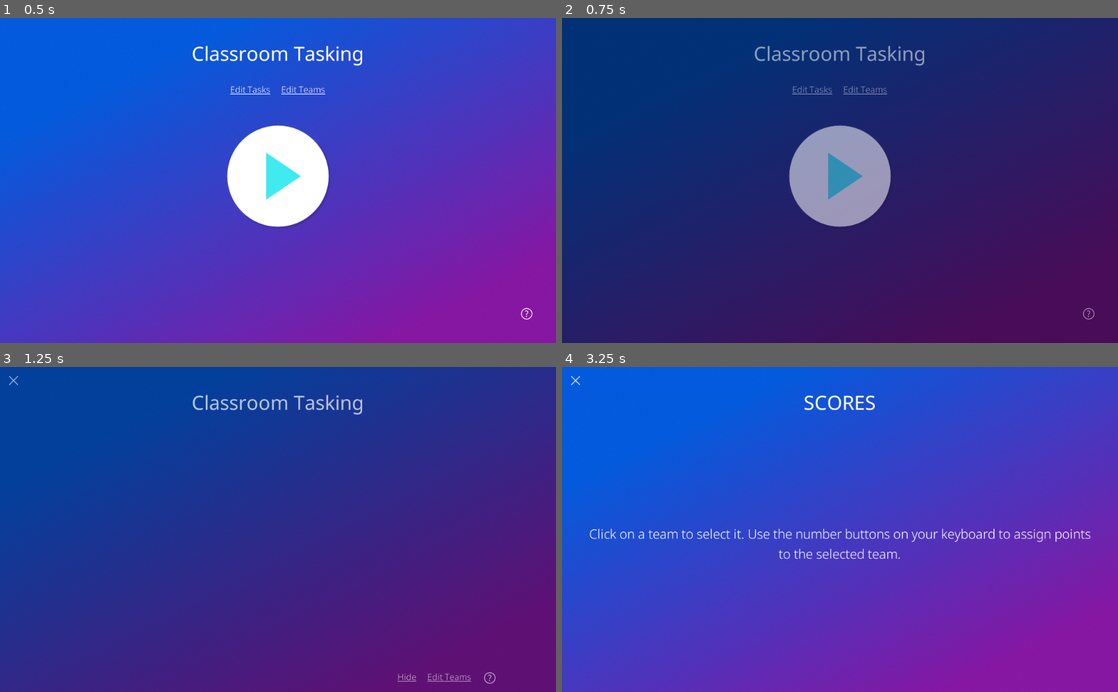
Above: before the commit, frames 1-4 (two rows, left to right).
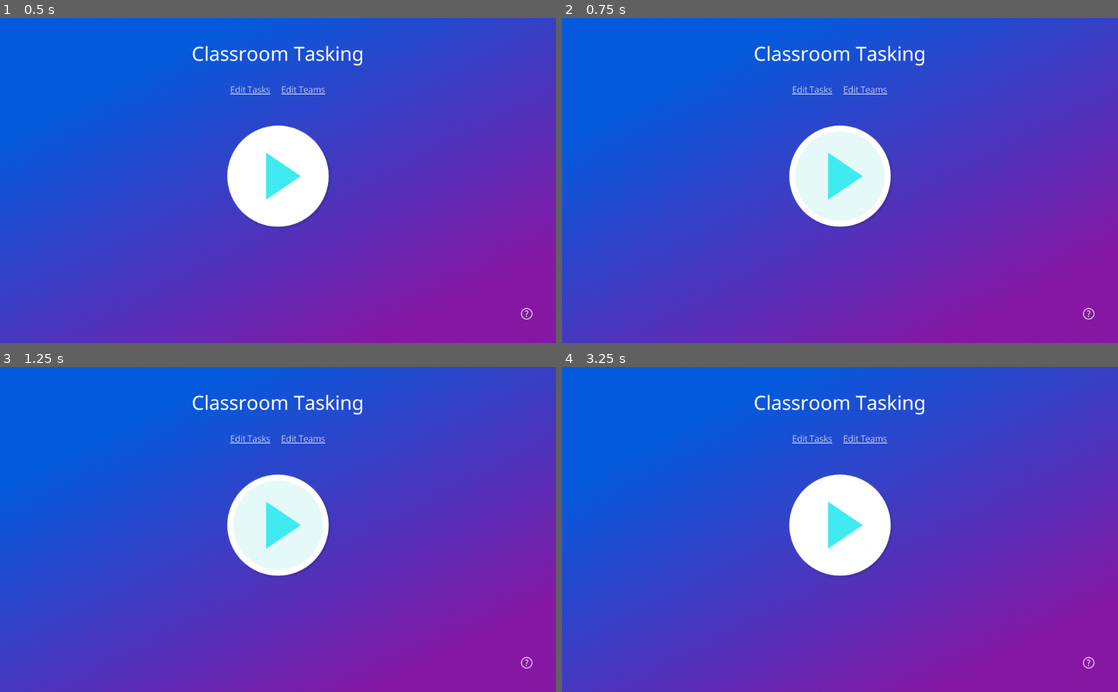
Above: after the commit, the same moments.

Repository: albaileyapps/classroom-tasking
Game: Godot game, scene res://main.tscn
Two runs of this game, one before a commit and one after it. Both use one fixed random seed, a clock stepped at 60 frames per second and the inputs below.
Inputs (mouse positions are in pixels of both pictures, inside the frame that each line leads up to):
- Up to frame 1 (0.5 s): no input
- Up to frame 2 (0.75 s): click (840, 177) at 0.5 s
- Up to frame 3 (1.25 s): no input
- Up to frame 4 (3.25 s): click (840, 526) at 1.27 s; tap Enter at 2 s; move the mouse to (962, 513) at 2.02 s; hold Up (ui_up) 2.03-2.75 s; click (962, 513) at 2.17 s; click (1051, 679) at 2.77 s

Frame 1 is identical in both runs. In frame 2, 100% of the frame differs, in the area x 0-100%, y 0-100%; in frame 3, 100%; in frame 4, 6.2%.

Commit message:
save default tasks and edit via button on main menu.
this is prerequisite to being able to save and load multiple sessions

Diff:
--- a/components/EditTasksListItem.gd
+++ b/components/EditTasksListItem.gd
@@ -1,6 +1,6 @@
 extends Control
 
-var task = preload("res://resources/task_default.tres")
+var task
 var checked_texture = preload("res://assets/img/icon-checked.png")
 var unchecked_texture = preload("res://assets/img/icon-unchecked.png")
 onready var check_mark = $HBoxContainer/VBoxContainer3/CheckMark
@@ -59,8 +59,6 @@
 			return
 		SoundManager.play(SoundManager.CLICK)
 		task.is_selected = !task.is_selected
-		task.save()
-
 
 
 
--- a/globals/consts.gd
+++ b/globals/consts.gd
@@ -1,9 +1,9 @@
 extends Node
 
-var TASK_SAVE_PATH = "user://saved_task/"
-var TASK_DEFAULT_PATH = "res://resources/default_tasks/"
+var TASKS_SAVED_DEFAULTS = "user://tasks_saved_defaults.tres"
+var TEAMS_SAVED_DEFAULTS = "user://teams_saved_defaults.tres"
 
-var TEAM_SAVE_PATH = "user://saved_team/"
-var TEAM_DEFAULT_PATH = "res://resources/default_teams/"
+var SESSION_SAVE_DIR = "user://sessions/"
+var SESSION_SAVE_FILE = "user://sessions/%s.tres"
 
 var TIMER_SAVE_FILE = "user://saved_timer_settings.tres"
--- a/main.gd
+++ b/main.gd
@@ -8,10 +8,8 @@
 
 	#this is the dir where user created tasks are stored, create it if it doesn't exist
 	var dir = Directory.new()
-	if !dir.dir_exists(Consts.TASK_SAVE_PATH):
-		dir.make_dir(Consts.TASK_SAVE_PATH)
-	if !dir.dir_exists(Consts.TEAM_SAVE_PATH):
-		dir.make_dir(Consts.TEAM_SAVE_PATH)
+	if !dir.dir_exists(Consts.SESSION_SAVE_DIR):
+		dir.make_dir(Consts.SESSION_SAVE_DIR)
 
 #	currently the main menu scene is never removed - just hidden and shown
 	var main_menu = load("res://scenes/MainMenu.tscn").instance()
--- a/project.godot
+++ b/project.godot
@@ -9,6 +9,11 @@
 config_version=4
 
 _global_script_classes=[ {
+"base": "Resource",
+"class": "Session",
+"language": "GDScript",
+"path": "res://resources/session.gd"
+}, {
 "base": "Resource",
 "class": "Task",
 "language": "GDScript",
@@ -35,6 +40,7 @@
 "path": "res://resources/timer_settings.gd"
 } ]
 _global_script_class_icons={
+"Session": "",
 "Task": "",
 "Tasks": "",
 "Team": "",
--- /dev/null
+++ b/resources/session.gd
@@ -0,0 +1,19 @@
+extends Resource
+class_name Session
+
+export var id: String = ""
+export var title: String = ""
+export var last_saved: int = 0
+export(Resource) var tasks
+export(Resource) var teams
+
+func _init(p_id = "", p_title = "", p_last_saved = 0, p_tasks: Tasks = null, p_teams: Teams = null):
+	id = p_id
+	title = p_title
+	last_saved = p_last_saved
+	tasks = p_tasks
+	teams = p_teams
+
+func save():
+	last_saved = OS.get_system_time_msecs()
+	var error = ResourceSaver.save(Consts.SESSION_SAVE_PATH + id + ".tres", self)
--- a/resources/task.gd
+++ b/resources/task.gd
@@ -39,8 +39,3 @@
 
 func _set_date_created(p_date):
 	date_created = p_date
-
-func save():
-	if date_created == 0:
-		date_created = OS.get_system_time_msecs()
-	var error = ResourceSaver.save(Consts.TASK_SAVE_PATH + id + ".tres", self)
--- a/resources/task_default.tres
+++ /dev/null
@@ -1,12 +0,0 @@
-[gd_resource type="Resource" load_steps=2 format=2]
-
-[ext_resource path="res://resources/task.gd" type="Script" id=1]
-
-[resource]
-script = ExtResource( 1 )
-id = ""
-title = "title"
-description = "description"
-tags = [  ]
-is_selected = false
-date_created = 0
--- a/resources/tasks.gd
+++ b/resources/tasks.gd
@@ -7,54 +7,23 @@
 			return true
 		return false
 
-var list = []
+export var list = []
 
 # Called when the node enters the scene tree for the first time.
 func _init():
-	print("tasks init")
-	load_tasks()
+	list.sort_custom(CustomSorterTask, "sort")
+
+func setup():
+	for task in list:
+		print("connecting task signal")
+		task.connect("changed", self, "emit_changed")
 	list.sort_custom(CustomSorterTask, "sort")
 
 func add_task(p_task):
 	list.push_front(p_task)
+	p_task.connect("changed", self, "emit_changed")
 	emit_changed()
 
 func remove_task(p_task):
 	list.erase(p_task)
-	var dir = Directory.new()
-	dir.remove(Consts.TASK_SAVE_PATH + String(p_task.id) + ".tres")
 	emit_changed()
-
-func load_tasks():
-	print("loading tasks...")
-	var dir = Directory.new()
-	if dir.open(Consts.TASK_SAVE_PATH) == OK:
-		dir.list_dir_begin()
-		var file_name = dir.get_next()
-		while file_name != "":
-			if dir.current_is_dir():
-				print("Found directory: " + file_name)
-			else:
-				if file_name.ends_with(".tres"):
-					print("found a saved task")
-					var task = ResourceLoader.load(Consts.TASK_SAVE_PATH + file_name)
-					list.append(task)
-			file_name = dir.get_next()
-	if list.size() == 0:
-		load_default_tasks()
-
-func load_default_tasks():
-	var dir = Directory.new()
-	if dir.open(Consts.TASK_DEFAULT_PATH) == OK:
-		dir.list_dir_begin()
-		var file_name = dir.get_next()
-		while file_name != "":
-			if dir.current_is_dir():
-				print("Found directory: " + file_name)
-			else:
-				if file_name.ends_with(".tres"):
-					var task = ResourceLoader.load(Consts.TASK_DEFAULT_PATH + file_name)
-					task.save()
-					list.append(task)
-			file_name = dir.get_next()
-			emit_changed()
--- a/resources/tasks.tres
+++ b/resources/tasks_default.tres
@@ -4,3 +4,4 @@
 
 [resource]
 script = ExtResource( 1 )
+list = [  ]
--- a/resources/teams.gd
+++ b/resources/teams.gd
@@ -7,12 +7,10 @@
 			return true
 		return false
 
-var list = []
-
+export var list = []
 
 # Called when the node enters the scene tree for the first time.
 func _init():
-	load_teams()
 	list.sort_custom(CustomSorterTeam, "sort")
 
 func add_team(p_team):
@@ -24,38 +22,3 @@
 	var dir = Directory.new()
 	dir.remove(Consts.TEAM_SAVE_PATH + String(p_team.id) + ".tres")
 	emit_changed()
-
-func load_teams():
-	var dir = Directory.new()
-	if dir.open(Consts.TEAM_SAVE_PATH) == OK:
-		dir.list_dir_begin()
-		var file_name = dir.get_next()
-		while file_name != "":
-			if dir.current_is_dir():
-				print("Found directory: " + file_name)
-			else:
-				if file_name.ends_with(".tres"):
-					var team = ResourceLoader.load(Consts.TEAM_SAVE_PATH + file_name)
-					list.append(team)
-			file_name = dir.get_next()
-	if list.size() == 0:
-		load_default_teams()
-
-func load_default_teams():
-	print("loading default teams")
-	var dir = Directory.new()
-	if dir.open(Consts.TEAM_DEFAULT_PATH) == OK:
-		dir.list_dir_begin()
-		var file_name = dir.get_next()
-		while file_name != "":
-			if dir.current_is_dir():
-				print("Found directory: " + file_name)
-			else:
-				if file_name.ends_with(".tres"):
-					var team = ResourceLoader.load(Consts.TEAM_DEFAULT_PATH + file_name)
-					print("load default team: ", Consts.TEAM_DEFAULT_PATH + file_name)
-					print(team)
-					team.save()
-					list.append(team)
-			file_name = dir.get_next()
-			emit_changed()
--- a/resources/teams.tres
+++ b/resources/teams_default.tres
@@ -4,3 +4,4 @@
 
 [resource]
 script = ExtResource( 1 )
+list = [ null ]
--- a/scenes/EditTask.gd
+++ b/scenes/EditTask.gd
@@ -19,10 +19,10 @@
 func _on_ExitButton_pressed():
 	SoundManager.play(SoundManager.CLICK)
 	fade_out_and_remove(0.0, FADE_DURATION)
-	task.save()
 	emit_signal("remove_scene")
 
 func _on_TitleEdit_text_changed(new_text):
+	print("title edit changed")
 	task.title = new_text
 
 func _on_DescriptionEdit_text_changed():
@@ -32,5 +32,4 @@
 func _on_ExitButton2_pressed():
 	SoundManager.play(SoundManager.CLICK)
 	fade_out_and_remove(0.0, FADE_DURATION)
-	task.save()
 	emit_signal("remove_scene")
--- a/scenes/EditTasks.gd
+++ b/scenes/EditTasks.gd
@@ -1,10 +1,13 @@
 extends "res://scenes/SceneBase.gd"
 
-var tasks = preload("res://resources/tasks.tres")
+var tasks
 var task_list_item = preload("res://components/EditTasksListItem.tscn")
 var edit_task_scene = preload("res://scenes/EditTask.tscn")
 
 var rng = RandomNumberGenerator.new()
+
+func setup(p_tasks):
+	tasks = p_tasks
 
 # Called when the node enters the scene tree for the first time.
 func _ready():
@@ -33,6 +36,7 @@
 func on_tasks_changed():
 	remove_list_items()
 	build_list()
+#	tasks.save()
 
 
 func _on_AddTaskButton_pressed():
@@ -61,8 +65,5 @@
 		task.is_selected = false
 
 func _on_ExitButton_pressed():
-
-	var error = ResourceSaver.save(Consts.TASK_SAVE_PATH + "test.tres", tasks)
-
 	SoundManager.play(SoundManager.CLICK)
 	emit_signal("remove_scene")
--- a/scenes/MainMenu.gd
+++ b/scenes/MainMenu.gd
@@ -1,34 +1,49 @@
 extends "res://scenes/SceneBase.gd"
 
-var game_scene = preload("res://scenes/GameScene.tscn")
+#var game_scene = preload("res://scenes/GameScene.tscn")
+var tasks_default = preload("res://resources/tasks_default.tres")
 
 # Called when the node enters the scene tree for the first time.
 func _ready():
-	pass # Replace with function body.
+	load_saved_defaults()
+	tasks_default.setup()
+	tasks_default.connect("changed", self, "_on_tasks_default_changed")
+
+func _on_tasks_default_changed():
+	var error = ResourceSaver.save(Consts.TASKS_SAVED_DEFAULTS, tasks_default)
+	print(error)
 
 func _on_EditTasksButton_pressed():
 	SoundManager.play(SoundManager.CLICK)
 	var scene = load("res://scenes/EditTasks.tscn").instance()
+	scene.setup(tasks_default)
 	scene.connect("remove_scene", self, "remove_child_and_fade_in", [scene])
 	fade(0.0, 0.0, FADE_DURATION)
 	add_child_scene(scene, FADE_DURATION, FADE_DURATION)
 
 func _on_EditTeamsButton_pressed():
 	SoundManager.play(SoundManager.CLICK)
-	var scene = load("res://scenes/EditTeams.tscn").instance()
-	scene.connect("remove_scene", self, "remove_child_and_fade_in", [scene])
+	var scene = load("res://scenes/EditTeams.tscn")
+	scene.ssss(tasks_default)
+#	scene.connect("remove_scene", self, "remove_child_and_fade_in", [scene])
 	fade(0.0, 0.0, FADE_DURATION)
-	add_child_scene(scene, FADE_DURATION, FADE_DURATION)
+#	add_child_scene(scene, FADE_DURATION, FADE_DURATION)
 
 func _on_StartButton_pressed():
-	SoundManager.play(SoundManager.CLICK)
-	var scene = game_scene.instance()
-	scene.connect("remove_scene", self, "remove_child_and_fade_in", [scene])
-	fade(0.0, 0.0, FADE_DURATION)
-	add_child_scene(scene, FADE_DURATION, FADE_DURATION)
+#	SoundManager.play(SoundManager.CLICK)
+#	var scene = game_scene.instance()
+#	scene.connect("remove_scene", self, "remove_child_and_fade_in", [scene])
+#	fade(0.0, 0.0, FADE_DURATION)
+#	add_child_scene(scene, FADE_DURATION, FADE_DURATION)
+	pass
 
 func _on_HelpButton_pressed():
 	SoundManager.play(SoundManager.CLICK)
 	var title = "How To Use"
 	var message = "Before your lesson, click Edit Tasks and choose a few tasks that are suitable for your classroom. You c …(370 unchanged characters)…
 	show_alert(title, message)
+
+func load_saved_defaults():
+	var saved = ResourceLoader.load(Consts.TASKS_SAVED_DEFAULTS)
+	if saved is Tasks:
+		tasks_default = saved
Renamed: resources/stylebox_white.tres -> themes/stylebox_white (2).tres
Not shown, removed: resources/default_tasks/.DS_Store
Not shown, removed: resources/default_teams/.DS_Store
